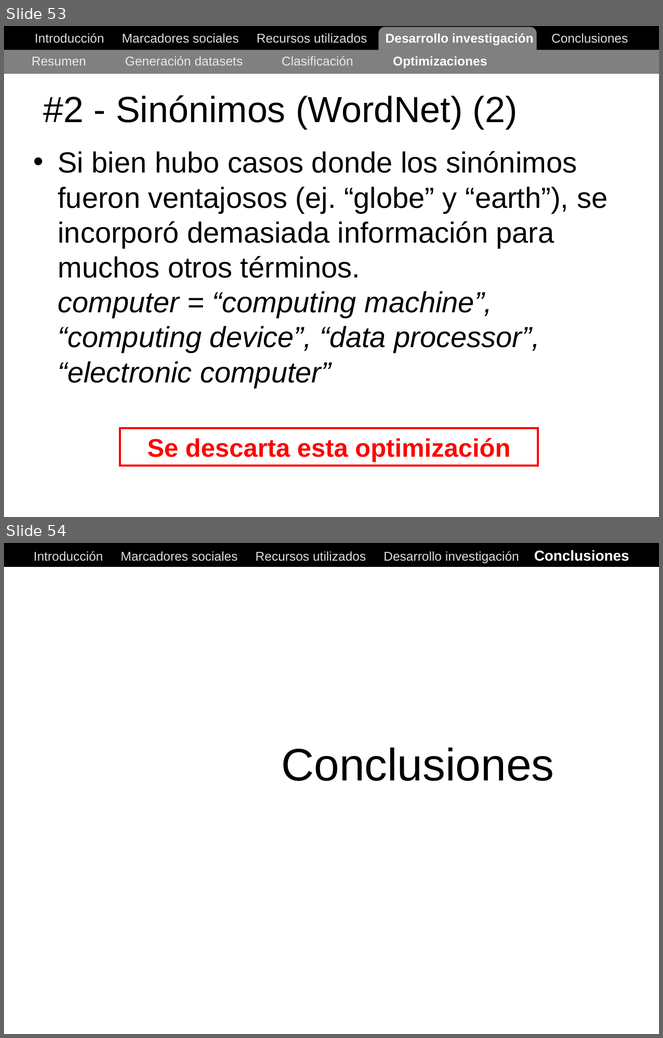
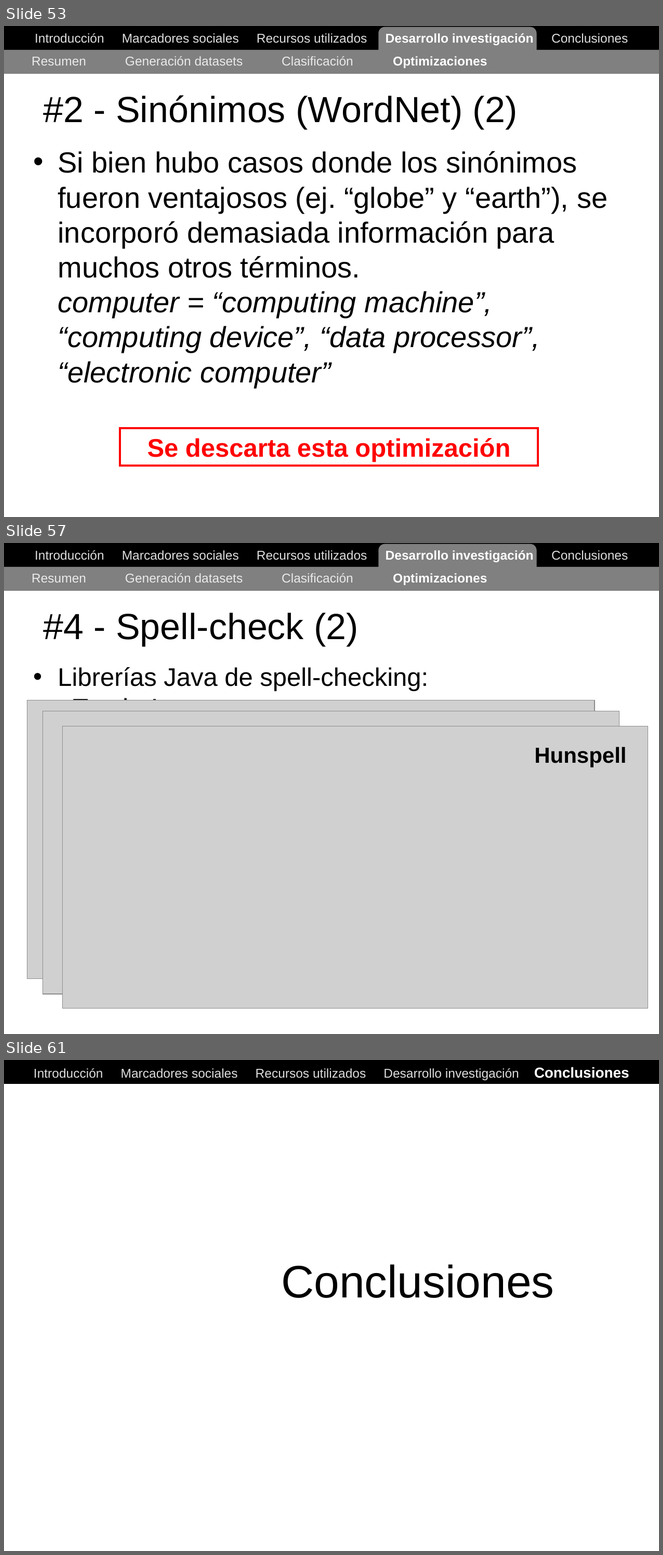
Before and after one commit to ak907kenai/nicotournetesis, a slide deck: docs_trunk/Nicolás Tourné - Presentación Tesis (v1).ppt. Shown one above the other, each under a label of ours: slides 53 and 54 before the commit, slides 53, 57 and 61 after it; the slides between them are not shown. The pictures are 663x1038 and 663x1555 pixels, drawn with LibreOffice and Linux fonts; fonts in the diff are those of the drawing; grey boxes stand for pictures. Boxes give left, top, right and bottom in pixels: in the first picture for what was removed or moved away, otherwise in the second. Text is boxed around its words. In the diff, an @@ line names an element or a change of style, - is before the commit and + after.

```diff
--- a/docs_trunk/Nicolás Tourné - Presentación Tesis (v1).ppt
+++ b/docs_trunk/Nicolás Tourné - Presentación Tesis (v1).ppt
@@ slide 57 added at [4, 543, 659, 1034], background #FFFFFF @@
@@ rectangle added at [4, 543, 659, 566], fill #000000, outline #000000 0.74 pt @@
@@ text added at [35, 550, 628, 562], 14 pt, text #DDDDDD @@
+Introducción Marcadores sociales Recursos utilizados Desarrollo investigación Conclusiones
@@ rounded rectangle added at [379, 544, 536, 583], fill #808080 @@
@@ rectangle added at [4, 566, 659, 590], fill #808080 @@
@@ text added at [32, 573, 487, 585], 14 pt, text #EAEAEA @@
+Resumen Generación datasets Clasificación Optimizaciones
@@ title added at [43, 613, 358, 646], 40 pt, text #000000 @@
+#4 - Spell-check (2)
@@ text added at [58, 667, 428, 753], 28 pt, text #000000 @@
+• Librerías Java de spell-checking:
+  - Tumba!
+  - JaSpell
+  - Hunspell
@@ picture added at [27, 700, 594, 979] @@
@@ picture added at [42, 711, 620, 994] @@
@@ picture added at [62, 727, 648, 1009] @@
@@ text added at [495, 726, 572, 727], 24 pt, text #000000, bold @@
+Tumba!
@@ text added at [521, 748, 598, 752], 24 pt, text #000000, bold @@
+JaSpell
@@ text added at [534, 747, 626, 768], 24 pt, text #000000, bold @@
+Hunspell
@@ what was slide 54 is now slide 61 @@
```
Also in this commit, not shown: 6 other slides added.
